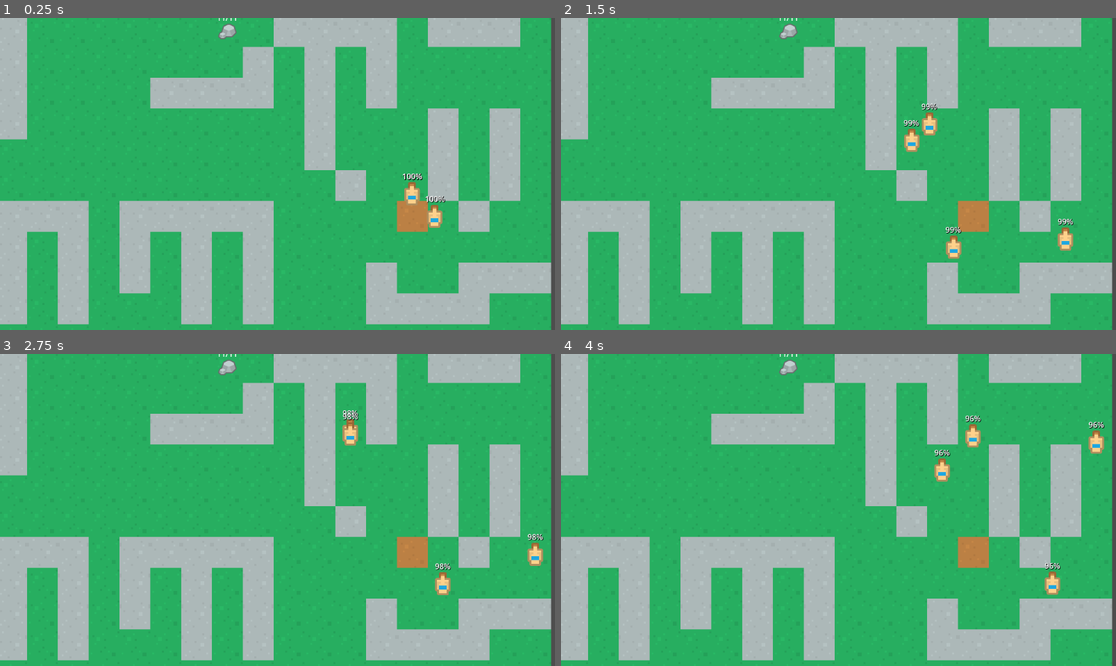
Above: before the commit, frames 1-4 (two rows, left to right).
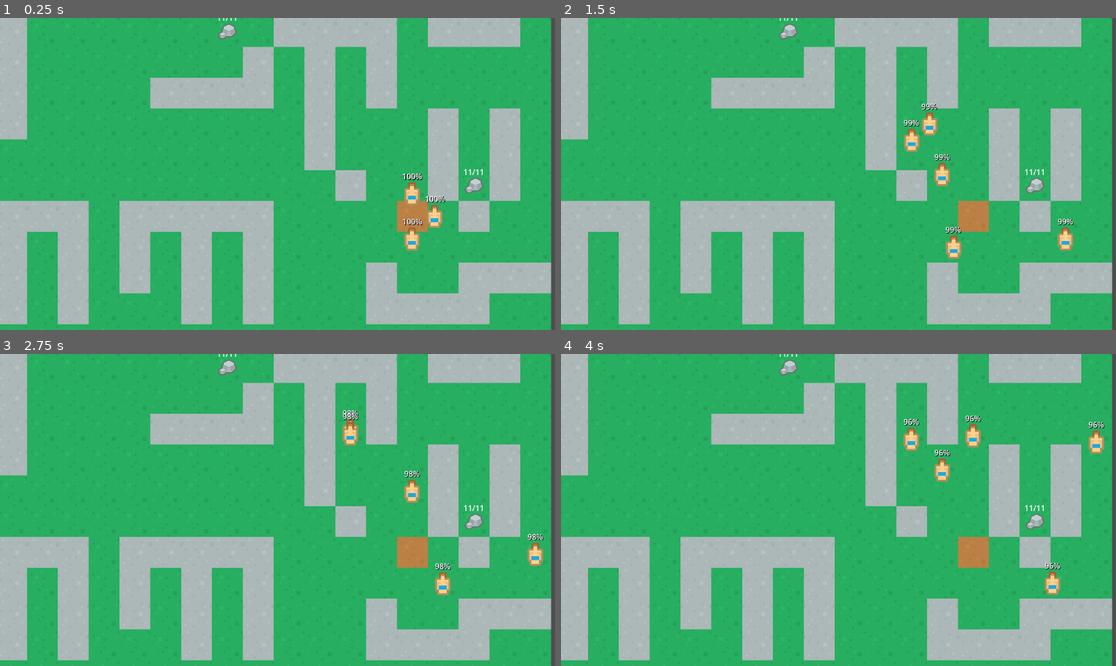
Above: after the commit, the same moments.

Repository: ApostolisSiampanis/intelligent-agents
Game: Godot game, scene res://scenes/main_scene.tscn
Two runs of this game, one before a commit and one after it. Both use one fixed random seed, a clock stepped at 60 frames per second and the inputs below. This scene is started directly instead of the project's main scene.
Inputs (mouse positions are in pixels of both pictures, inside the frame that each line leads up to):
- Up to frame 1 (0.25 s): no input
- Up to frame 2 (1.5 s): move the mouse to (960, 158) at 0.52 s; hold S (camera_move_down) 0.53-1.28 s; move the mouse to (727, 189) at 1.27 s; tap A (camera_move_left) at 1.35 s
- Up to frame 3 (2.75 s): move the mouse to (333, 441) at 2.02 s; hold D (camera_move_right) from 2.03 s (still down)
- Up to frame 4 (4 s): move the mouse to (810, 572) at 2.77 s; release D (camera_move_right) at 2.78 s; tap W (camera_move_up) at 2.85 s; move the mouse to (1005, 556) at 3.52 s; tap Middle mouse button (camera_pan) at 3.6 s

The runs differ from the first frame. In frame 1, 0.4% of the frame differs, in the area x 72-88%, y 48-75%; in frame 2, 0.4%; in frame 3, 0.4%, in the area x 72-88%, y 37-57%; in frame 4, 0.4%.

Commit message:
Add stone resource
Co-Authored-By: Apostolis Siampanis <75365398+ApostolisSiampanis@users.noreply.github.com>

Diff:
--- a/scenes/main_scene.tscn
+++ b/scenes/main_scene.tscn
@@ -41,7 +41,7 @@
 layer_0/tile_data = PackedInt32Array(0, 196608, 1, 65536, 196608, 1, 131072, 196608, 1, 196608, 196608, 1, 262144, 1966 …(3438 unchanged characters)…
 layer_1/name = "foreground"
 layer_1/z_index = 1
-layer_1/tile_data = PackedInt32Array(131079, 393216, 4)
+layer_1/tile_data = PackedInt32Array(131079, 393216, 4, 458767, 393216, 4)
 script = ExtResource("2_sn78h")
 
 [node name="Camera2D" type="Camera2D" parent="."]
@@ -63,9 +63,16 @@
 z_index = 10
 position = Vector2(864, 544)
 
+[node name="Agent5" parent="." instance=ExtResource("2_7qair")]
+z_index = 10
+position = Vector2(864, 544)
+
 [node name="Timer" type="Timer" parent="."]
 unique_name_in_owner = true
 autostart = true
 
 [node name="Stone" parent="." instance=ExtResource("4_pk8yd")]
 position = Vector2(480, 160)
+
+[node name="Resource" parent="." instance=ExtResource("4_pk8yd")]
+position = Vector2(992, 480)
Not shown: 1 places in scenes/main_scene.tscn that only renumber resources
